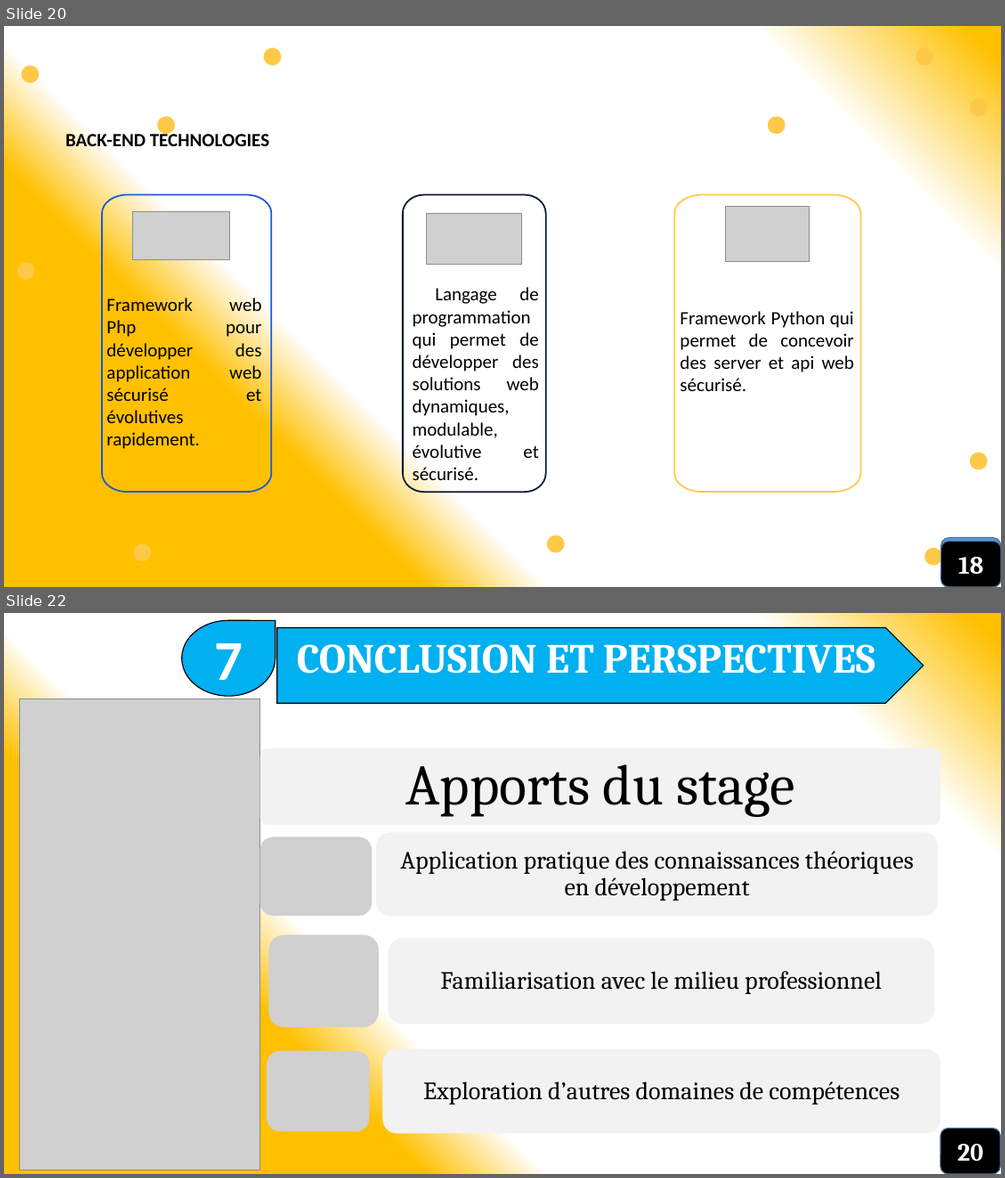
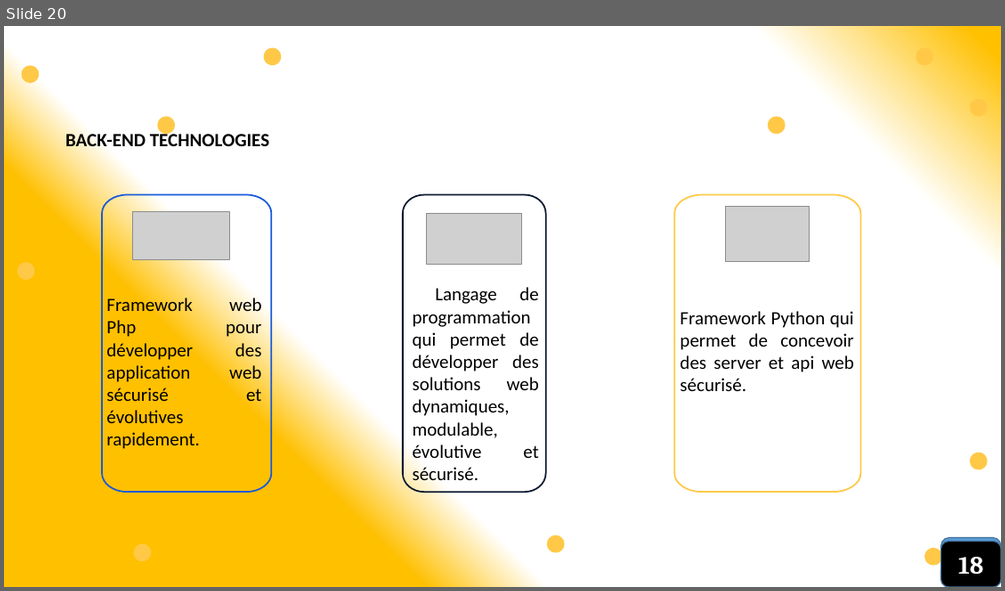
Before and after one commit to miguelnkono/documents, a slide deck: NetBotPW.pptx. Shown one above the other, each under a label of ours: slides 20 and 22 before the commit, slide 20 after it; the slides between them are not shown. The pictures are 1005x1178 and 1005x591 pixels, drawn with LibreOffice and Linux fonts; fonts in the diff are those of the drawing; grey boxes stand for pictures. Boxes give left, top, right and bottom in pixels: in the first picture for what was removed or moved away, otherwise in the second. Text is boxed around its words. In the diff, an @@ line names an element or a change of style, - is before the commit and + after.

```diff
--- a/NetBotPW.pptx
+++ b/NetBotPW.pptx
@@ slide 22 removed at [4, 613, 1001, 1174], background gradient #FFC000 to #FFFFFF @@
@@ teardrop removed at [182, 620, 275, 696] @@
-7
@@ pentagon arrow removed at [277, 628, 923, 704] @@
-CONCLUSION ET PERSPECTIVES
@@ picture removed at [20, 699, 259, 1169] @@
@@ group removed at [259, 748, 940, 1134]: 4 rounded rectangles, 4 texts, 3 pictures @@
-Apports du stage
-Application pratique des connaissances théoriques en développement
-Familiarisation avec le milieu professionnel
-Exploration d’autres domaines de compétences
@@ rounded rectangle removed at [940, 1128, 1000, 1174] @@
-20
```
Also in this commit, not shown: 17 slides changed, 1 slide added, 18 other files.
